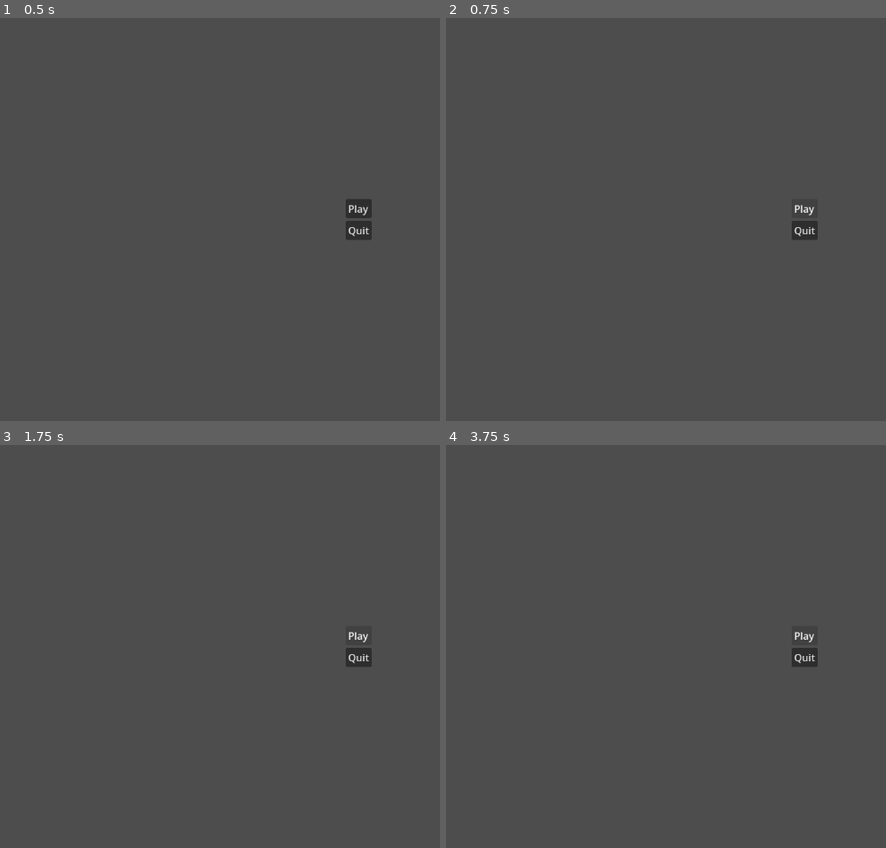
Above: before the commit, frames 1-4 (two rows, left to right).
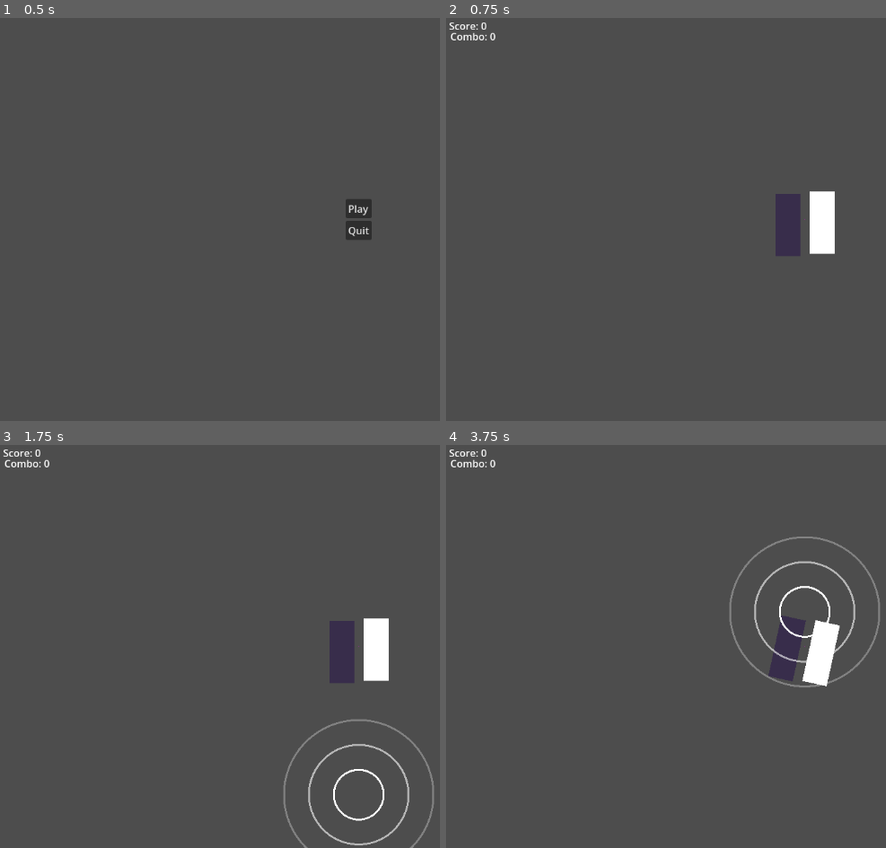
Above: after the commit, the same moments.

Repository: CilginSinek/cattivity
Game: Godot game, scene res://scenes/Menu.tscn
The game is run twice, just before and just after one commit, with the same random seed, the same clock (stepped at 60 frames per second) and the same inputs. This scene is started directly instead of the project's main scene.
Inputs (mouse positions are in pixels of both pictures, inside the frame that each line leads up to):
- Up to frame 1 (0.5 s): no input
- Up to frame 2 (0.75 s): click "Play" at 0.5 s
- Up to frame 3 (1.75 s): click (360, 634) at 1.25 s, where only the run before the commit has a clickable "Play"
- Up to frame 4 (3.75 s): hold D (rotate_right) 2.03-2.78 s; tap Enter at 2.75 s; hold A (rotate_left) 2.78-3.53 s; tap Space at 3.5 s; hold D (rotate_right) from 3.53 s (still down)

Frame 1 is identical in both runs. In frame 2, 2.0% of the frame differs, in the area x 0-89%, y 1-60%; in frame 3, 2.9%, in the area x 0-99%, y 1-100%; in frame 4, 2.9%.

Commit message:
feat: HUD score and combo display

Diff:
--- /dev/null
+++ b/godot/scenes/HUD.gd
@@ -0,0 +1,19 @@
+# res://scenes/HUD.gd
+extends Control
+
+@onready var score_label: Label = $ScoreLabel
+@onready var combo_label: Label = $ComboLabel
+
+func _ready() -> void:
+	var score_manager = get_node("/root/main/Gameplay/ScoreManager")
+	score_manager.score_updated.connect(_on_score_updated)
+	score_manager.combo_changed.connect(_on_combo_changed)
+
+	score_label.text = "Score: 0"
+	combo_label.text = "Combo: 0"
+
+func _on_score_updated(score: int) -> void:
+	score_label.text = "Score: %d" % score
+
+func _on_combo_changed(combo: int) -> void:
+	combo_label.text = "Combo: %d" % combo
--- a/godot/scenes/Main.tscn
+++ b/godot/scenes/Main.tscn
@@ -7,6 +7,7 @@
 [ext_resource type="Script" uid="uid://b2dl135hh1bep" path="res://scenes/NoteSpawner.gd" id="2_vcsgt"]
 [ext_resource type="Script" uid="uid://iic66b5gbohw" path="res://scenes/ScoreManager.gd" id="3_vcsgt"]
 [ext_resource type="Script" uid="uid://dgawv07q56ili" path="res://scenes/Wall.gd" id="6_nxtc6"]
+[ext_resource type="Script" uid="uid://ds4i7o5yr84a1" path="res://scenes/HUD.gd" id="7_jlsqs"]
 
 [sub_resource type="RectangleShape2D" id="RectangleShape2D_c01mt"]
 size = Vector2(20, 100)
@@ -23,7 +24,6 @@
 script = ExtResource("1_c01mt")
 
 [node name="Gameplay" type="Node2D" parent="." unique_id=795176527]
-visible = false
 script = ExtResource("1_elqb8")
 
 [node name="NoteSpawner" type="Node" parent="Gameplay" unique_id=1925321875]
@@ -69,14 +69,33 @@
 offset_bottom = 55.0
 
 [node name="UI" type="CanvasLayer" parent="." unique_id=204184494]
-visible = false
+
+[node name="HUD" type="Control" parent="UI" unique_id=832269429]
+layout_mode = 3
+anchors_preset = 0
+offset_left = 5.0
+offset_top = 1.0
+offset_right = 45.0
+offset_bottom = 41.0
+script = ExtResource("7_jlsqs")
+
+[node name="ScoreLabel" type="Label" parent="UI/HUD" unique_id=1914094923]
+layout_mode = 0
+offset_right = 40.0
+offset_bottom = 23.0
+
+[node name="ComboLabel" type="Label" parent="UI/HUD" unique_id=170187996]
+layout_mode = 0
+offset_left = 2.0
+offset_top = 17.0
+offset_right = 42.0
+offset_bottom = 40.0
 
 [node name="Audio" type="Node" parent="." unique_id=82212018]
 
 [node name="AudioStreamPlayer" type="AudioStreamPlayer" parent="Audio" unique_id=1442482724]
 
 [node name="Player" type="CharacterBody2D" parent="." unique_id=909305351]
-visible = false
 script = ExtResource("2_rvslj")
 
 [node name="Camera2D" type="Camera2D" parent="Player" unique_id=1960660240]
--- a/godot/scenes/gameplay.gd
+++ b/godot/scenes/gameplay.gd
@@ -1,5 +1,5 @@
 # res://scenes/Gameplay.gd
-extends Node2D$CenterContainer/Button
+extends Node2D
 
 const ROTATION_STEP: float = 15.0
 const MAX_ROTATION: float = 90.0
@@ -12,7 +12,7 @@
 @onready var effects_container: Node = $Effects
 @onready var player: CharacterBody2D = get_node("/root/main/Player")
 @onready var judge_system: Node = $JudgeSystem
-@onready var score_manager: Node = $ScoreManager"res://scenes/Main.tscn"
+@onready var score_manager: Node = $ScoreManager
 
 func _ready() -> void:
 	judge_system.hit_result.connect(_on_hit_result)
@@ -47,7 +47,6 @@
 func _apply_rotation(delta: float) -> void:
 	current_rotation = lerp(current_rotation, target_rotation, ROTATION_SPEED * delta)
 	rotation_degrees = current_rotation
-	print("gameplay rotation: ", rotation_degrees)
 
 func _follow_player() -> void:
 	if player:
--- a/godot/scenes/menu.gd
+++ b/godot/scenes/menu.gd
@@ -2,8 +2,7 @@
 
 
 func _on_press_play() -> void:
-	get_tree().change_scene_to_file("res://scenes/MapSelect.tscn")
-
+	GameStateManager.start_game()
 
 # Called when the node enters the scene tree for the first time.
 func _ready() -> void:
Not shown, added: godot/scenes/HUD.gd.uid
Not shown: 1 places in godot/scenes/Menu.tscn that only renumber resources
